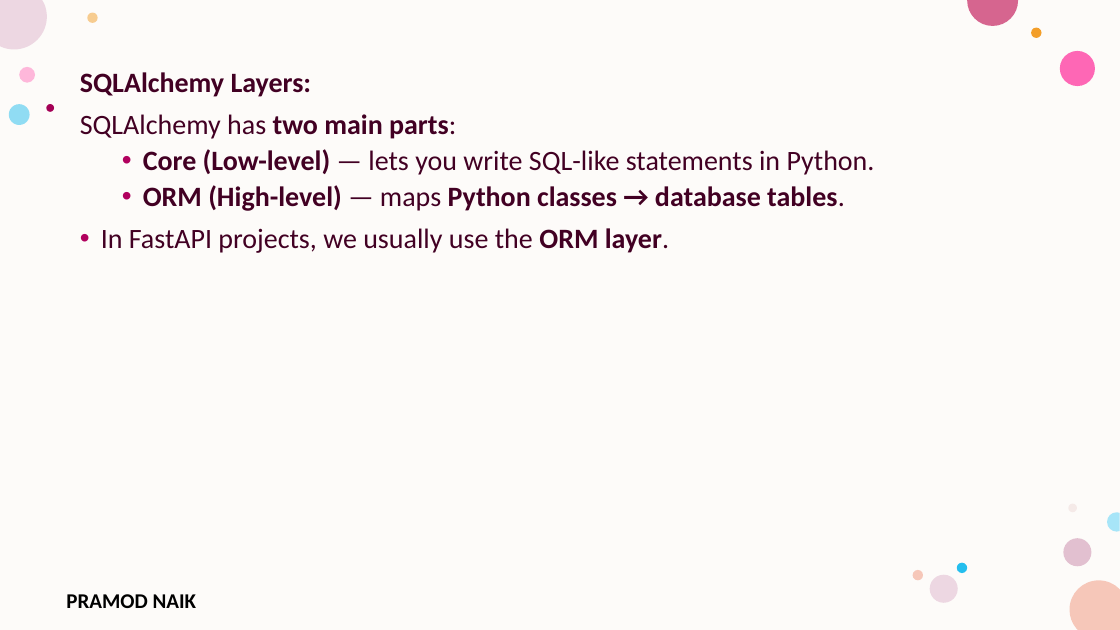
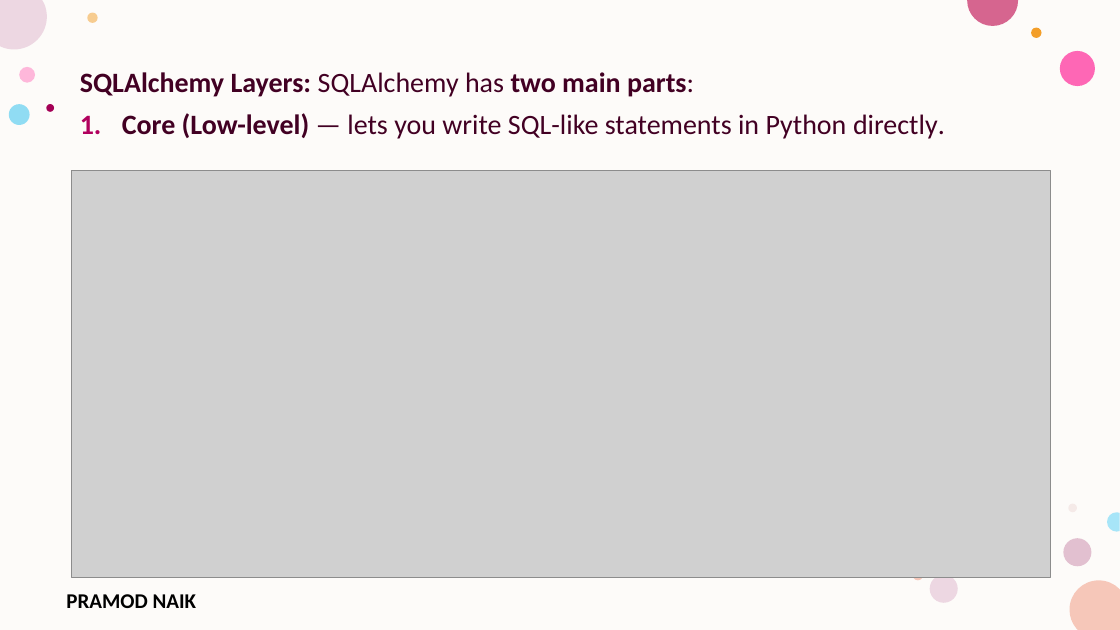
Before and after one commit to PRAMODNAIK-DEV/Backend-Dev-using-Python-FastAPI, a slide deck: slide 50 of FastAPI/FastAPI- Intermediate.pptx (slide 49 before the commit). Drawn at 1120x630 pixels with LibreOffice and Linux fonts; fonts in the diff are those of the drawing; grey boxes stand for pictures; background and template pictures are left out. Boxes give left, top, right and bottom in pixels: in the first picture for what was removed or moved away, otherwise in the second. Text is boxed around its words. In the diff, an @@ line names an element or a change of style, - is before the commit and + after.

```diff
--- a/FastAPI/FastAPI- Intermediate.pptx
+++ b/FastAPI/FastAPI- Intermediate.pptx
@@ text at bbox=[80, 72, 945, 139]: text changed; bold off @@
-SQLAlchemy Layers:
-SQLAlchemy has two main parts:
-  • Core (Low-level) — lets you write SQL-like statements in Python.
-  • ORM (High-level) — maps Python classes → database tables.
-• In FastAPI projects, we usually use the ORM layer.
+SQLAlchemy Layers: SQLAlchemy has two main parts:
+1. Core (Low-level) — lets you write SQL-like statements in Python directly.
@@ picture added at bbox=[71, 171, 1051, 577] @@
@@ ellipse removed at bbox=[957, 563, 967, 573] @@
```
Also in this commit, not shown: 5 other slides changed, 10 slides added, 5 other files.
